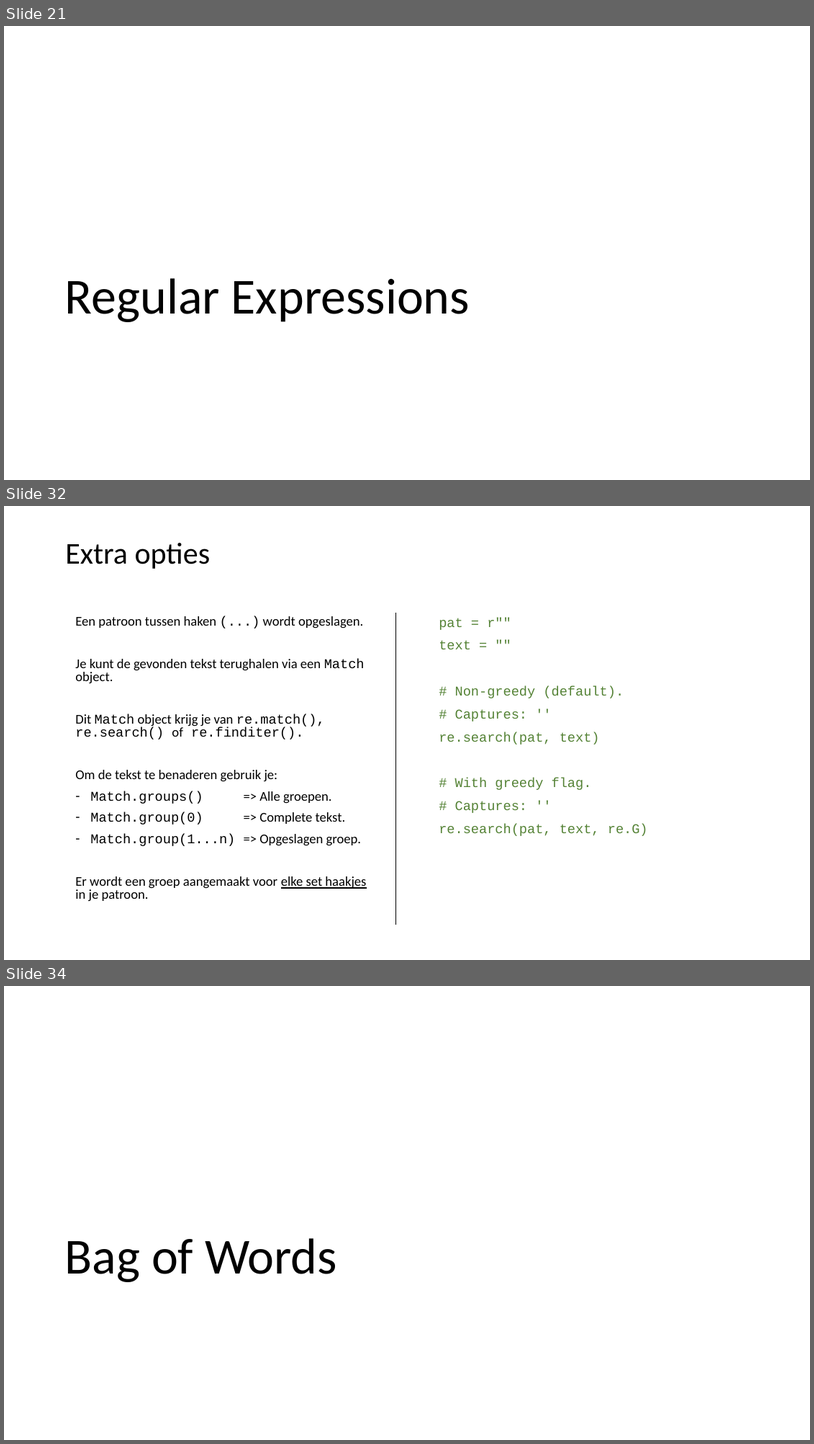
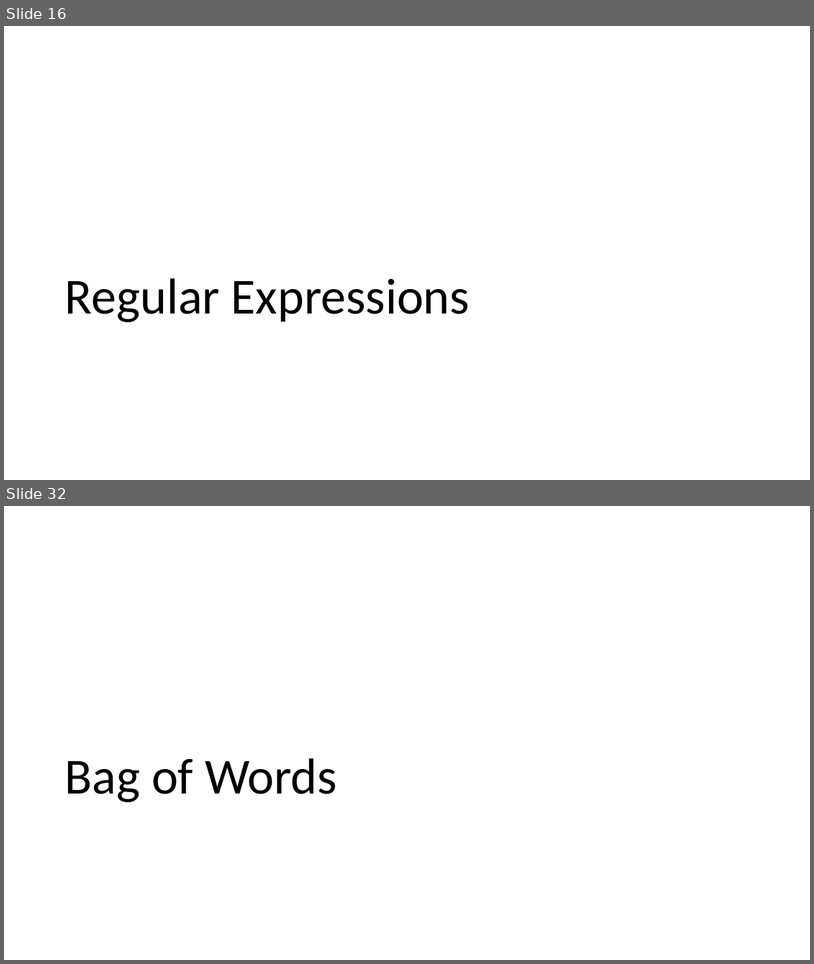
Before and after one commit to LFKoning/knowledge-sharing, a slide deck: python_trainees/5_nlp/python_traineeship_5.pptx. Shown one above the other, each under a label of ours: slides 21, 32 and 34 before the commit, slides 16 and 32 after it; the slides between them are not shown. The pictures are 814x1444 and 814x964 pixels, drawn with LibreOffice and Linux fonts; fonts in the diff are those of the drawing. Boxes give left, top, right and bottom in pixels: in the first picture for what was removed or moved away, otherwise in the second. Text is boxed around its words. In the diff, an @@ line names an element or a change of style, - is before the commit and + after.

```diff
--- a/python_trainees/5_nlp/python_traineeship_5.pptx
+++ b/python_trainees/5_nlp/python_traineeship_5.pptx
@@ slide 32 removed at <box>4,506,810,960</box>, background #FFFFFF @@
@@ title removed at <box>65,543,211,569</box> @@
-Extra opties
@@ line removed from (396, 613) to (396, 924) @@
@@ text removed at <box>75,616,366,901</box> @@
-Een patroon tussen haken (...) wordt opgeslagen.
-Je kunt de gevonden tekst terughalen via een Match object.
-Dit Match object krijg je van re.match(), re.search() of re.finditer().
-Om de tekst te benaderen gebruik je:
-– Match.groups() => Alle groepen.
-– Match.group(0) => Complete tekst.
-– Match.group(1...n) => Opgeslagen groep.
-Er wordt een groep aangemaakt voor elke set haakjes in je patroon.
@@ text removed at <box>439,618,648,836</box> @@
-pat = r""
-text = ""
-# Non-greedy (default).
-# Captures: ''
-re.search(pat, text)
-# With greedy flag.
-# Captures: ''
-re.search(pat, text, re.G)
@@ what was slide 21 is now slide 16 @@
@@ what was slide 34 is now slide 32 @@
```
Also in this commit, not shown: 19 slides changed, 1 other slide removed, 1 other file.
